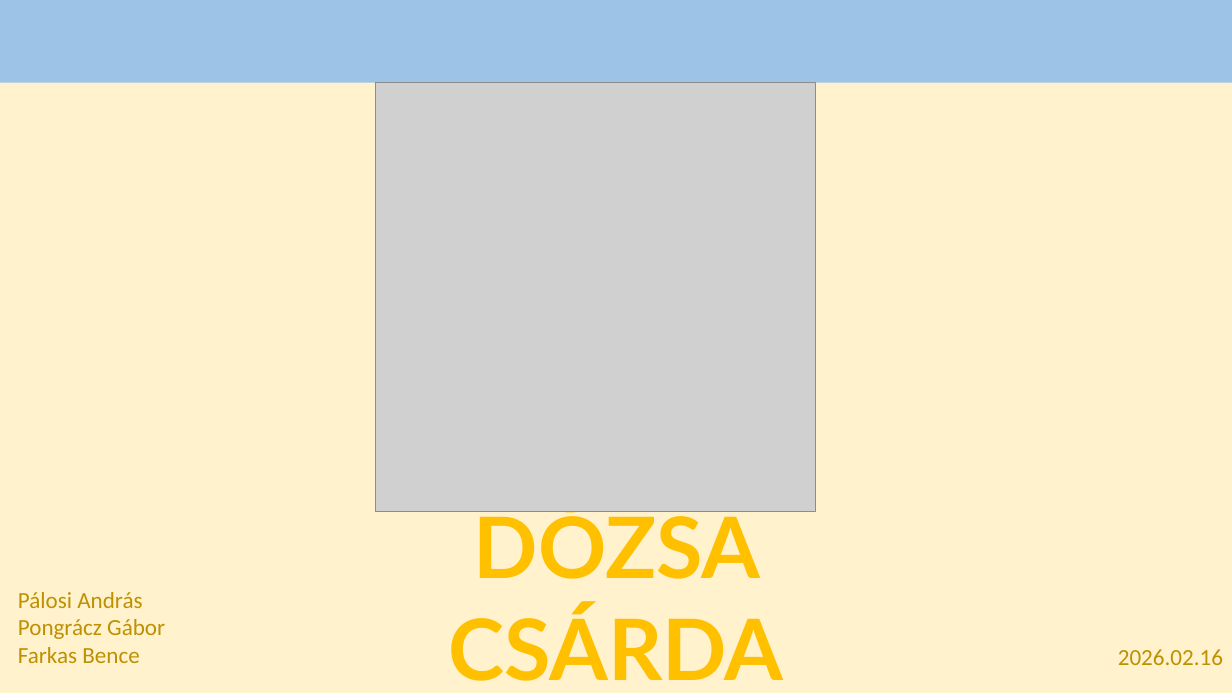
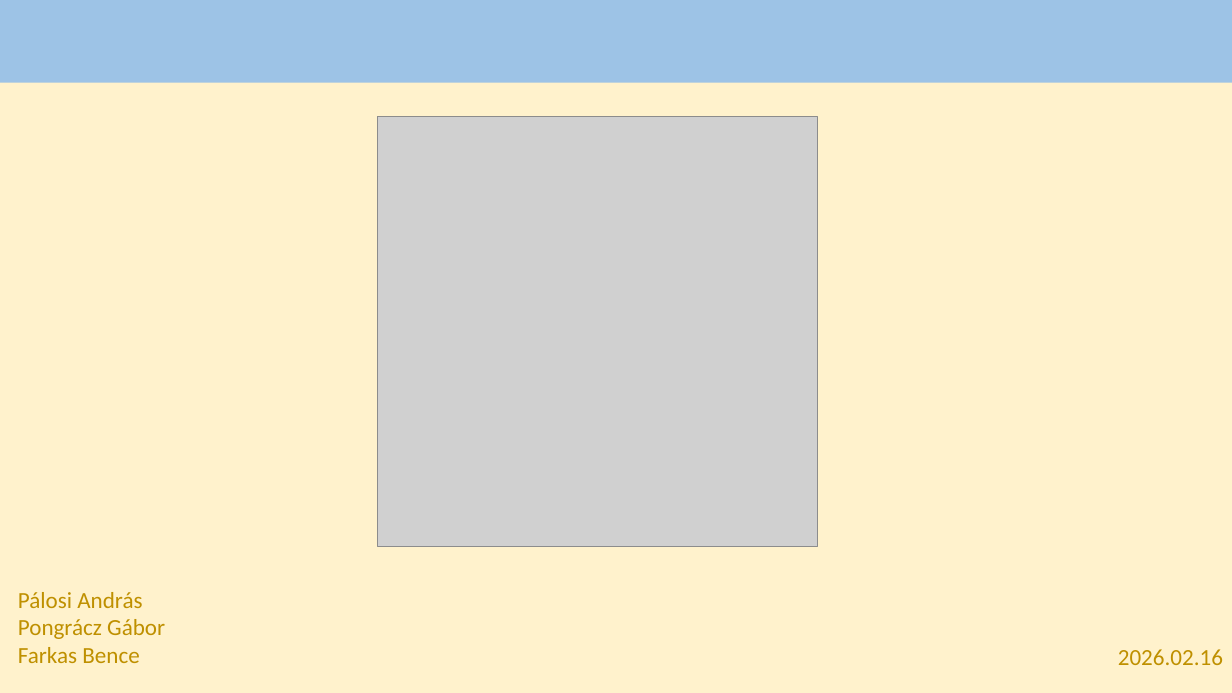
Before and after one commit to Andras-12c/Dozsa-Csarda, a slide deck: slide 1 of DózsaCsárda_PA_FB_PG.pptx. Drawn at 1232x693 pixels with LibreOffice and Linux fonts; fonts in the diff are those of the drawing; grey boxes stand for pictures. Boxes give left, top, right and bottom in pixels: in the first picture for what was removed or moved away, otherwise in the second. Text is boxed around its words. In the diff, an @@ line names an element or a change of style, - is before the commit and + after.

```diff
--- a/DózsaCsárda_PA_FB_PG.pptx
+++ b/DózsaCsárda_PA_FB_PG.pptx
@@ picture: place and size @@
-picture at <box>375,82,816,511</box>
+picture at <box>377,117,818,546</box>
@@ text removed at <box>448,505,784,681</box> @@
-DÓZSA CSÁRDA
```
Also in this commit, not shown: 8 other slides changed.
